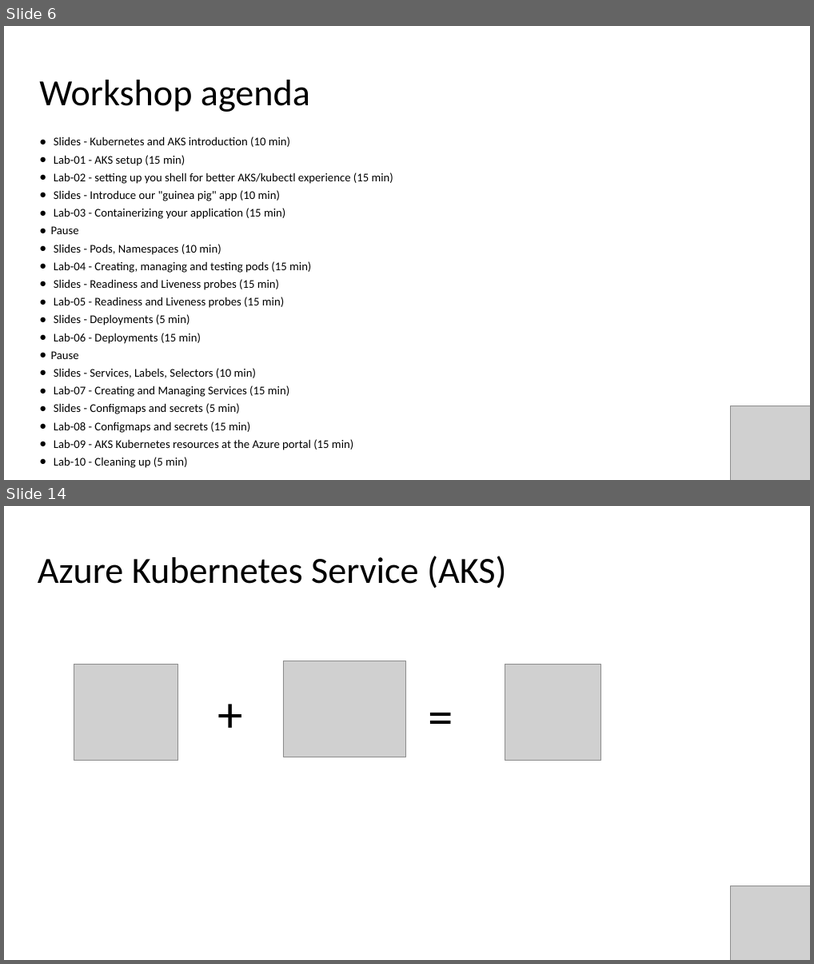
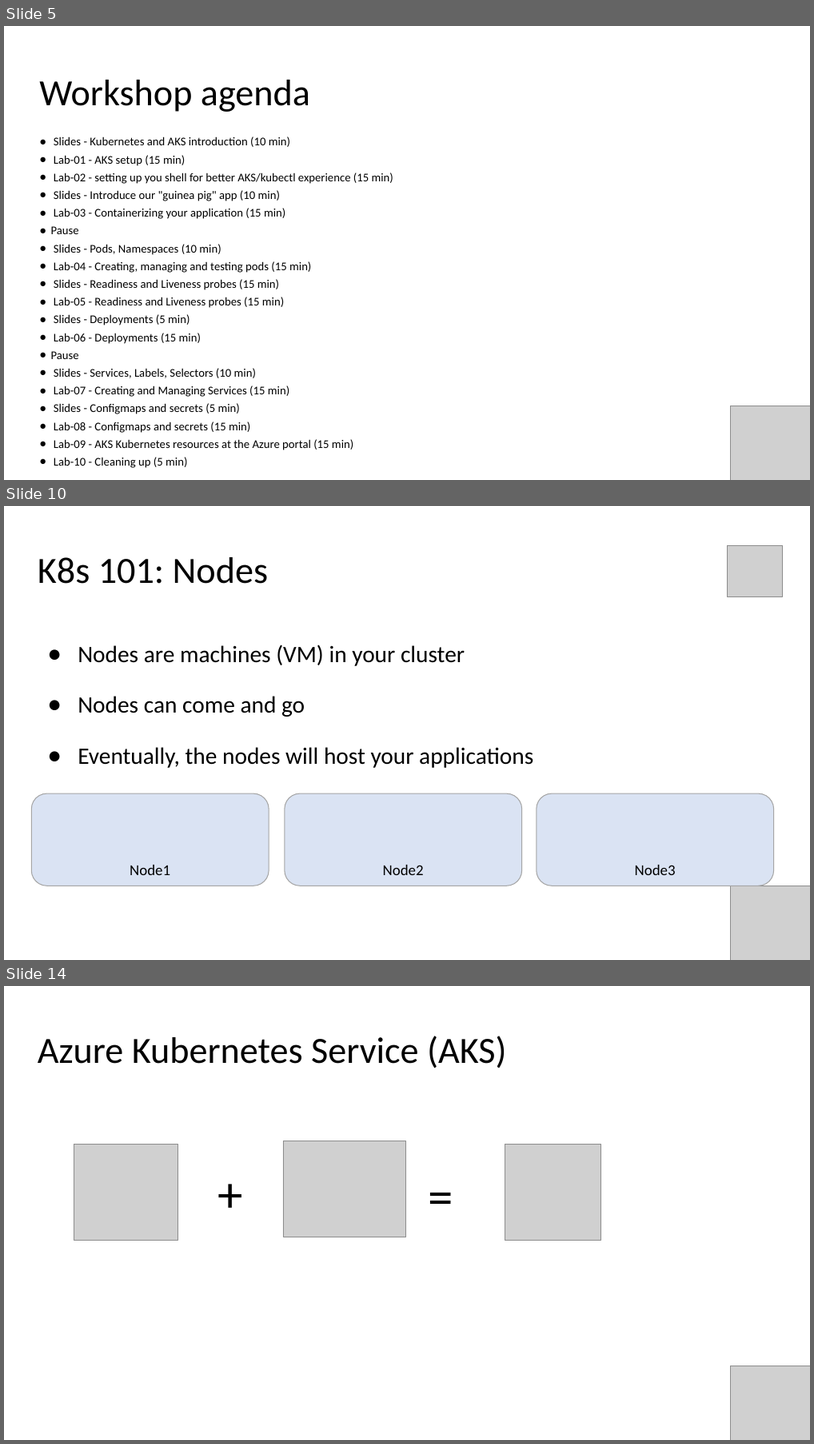
Before and after one commit to evgenyb/aks-workshops, a slide deck: 01-aks-and-k8s-101/slides/Introduction to AKS.pptx. Shown one above the other, each under a label of ours: slides 6 and 14 before the commit, slides 5, 10 and 14 after it; the slides between them are not shown. The pictures are 814x964 and 814x1444 pixels, drawn with LibreOffice and Linux fonts; fonts in the diff are those of the drawing; grey boxes stand for pictures. Boxes give left, top, right and bottom in pixels: in the first picture for what was removed or moved away, otherwise in the second. Text is boxed around its words. In the diff, an @@ line names an element or a change of style, - is before the commit and + after.

```diff
--- a/01-aks-and-k8s-101/slides/Introduction to AKS.pptx
+++ b/01-aks-and-k8s-101/slides/Introduction to AKS.pptx
@@ slide 10 added at (x1=4, y1=506, x2=810, y2=960), background #FFFFFF @@
@@ picture added at (x1=727, y1=545, x2=783, y2=596) @@
@@ title added at (x1=38, y1=557, x2=268, y2=584), 44 pt, text #000000 @@
+K8s 101: Nodes
@@ text added at (x1=78, y1=644, x2=534, y2=768), 28 pt, text #000000 @@
+● Nodes are machines (VM) in your cluster
+● Nodes can come and go
+● Eventually, the nodes will host your applications
@@ rounded rectangle added at (x1=31, y1=793, x2=269, y2=885), fill #DAE3F3, outline #A5A5A5 1 pt, 18 pt, text #000000 @@
+Node1
@@ rounded rectangle added at (x1=285, y1=793, x2=522, y2=885), fill #DAE3F3, outline #A5A5A5 1 pt, 18 pt, text #000000 @@
+Node2
@@ rounded rectangle added at (x1=537, y1=793, x2=774, y2=885), fill #DAE3F3, outline #A5A5A5 1 pt, 18 pt, text #000000 @@
+Node3
@@ picture added at (x1=731, y1=885, x2=810, y2=960) @@
@@ what was slide 6 is now slide 5 @@
```
Also in this commit, not shown: 2 slides changed, 7 other slides added, 8 slides removed, 1 other file.
